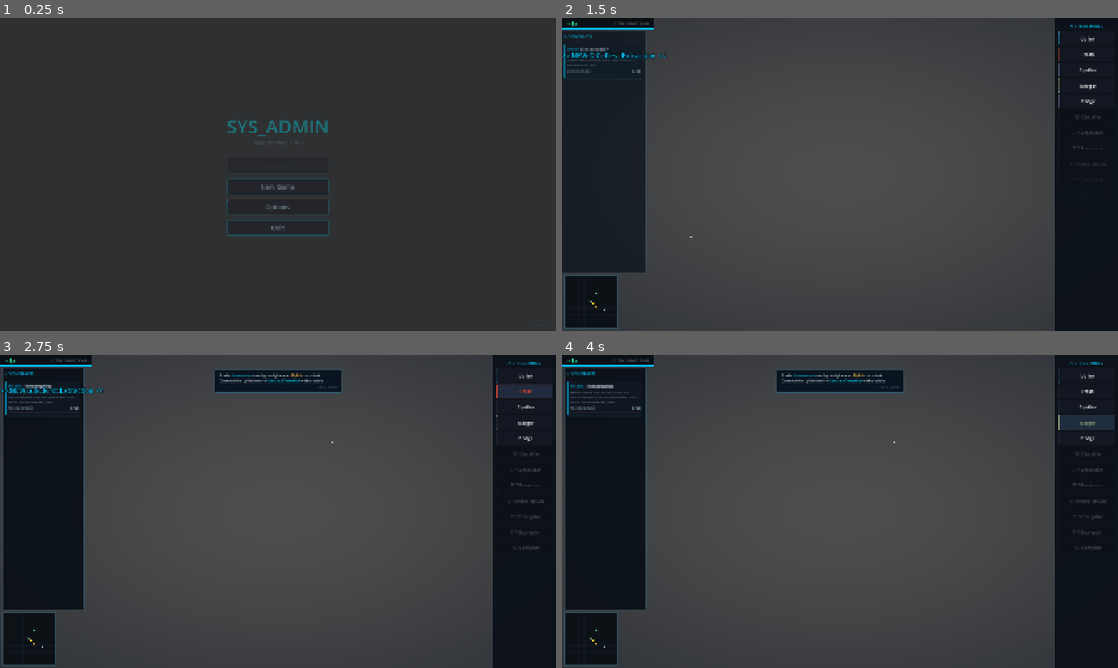
Above: before the commit, frames 1-4 (two rows, left to right).
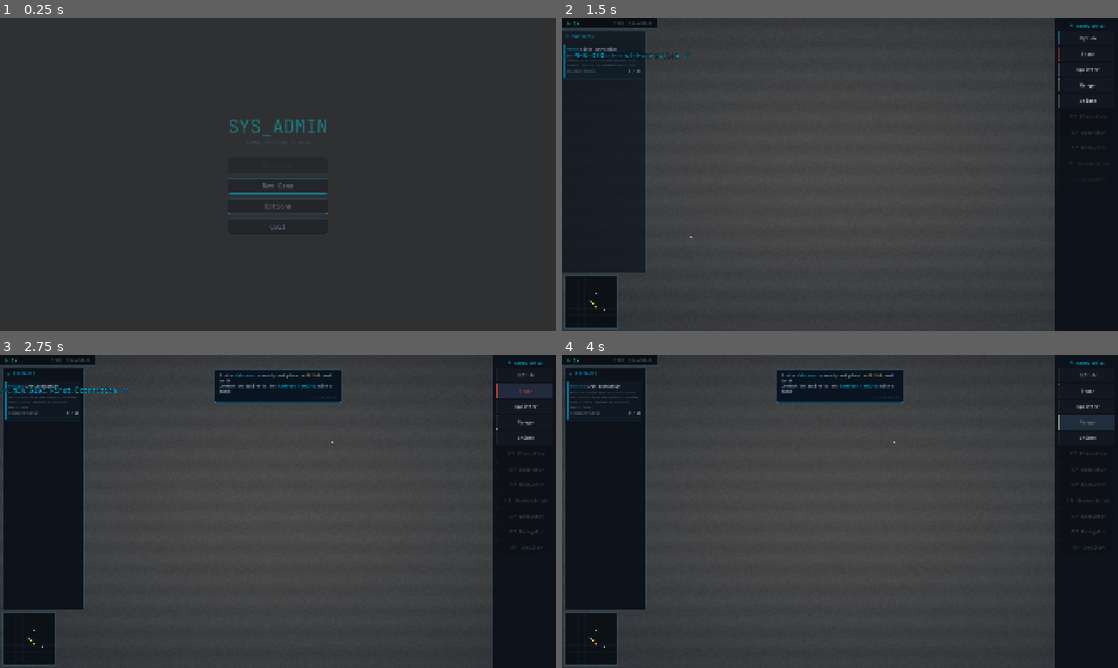
Above: after the commit, the same moments.

Repository: BYGGOLDENSTONE/sys-admin
Game: Godot game, scene res://scenes/ui/main_menu.tscn
The game is run twice, just before and just after one commit, with the same random seed, the same clock (stepped at 60 frames per second) and the same inputs.
Inputs (mouse positions are in pixels of both pictures, inside the frame that each line leads up to):
- Up to frame 1 (0.25 s): no input
- Up to frame 2 (1.5 s): click "New Game" at 0.5 s; tap Enter at 1.25 s; drag from (589, 302) to (895, 105) at 1.27 s
- Up to frame 3 (2.75 s): click "Trash" at 2 s
- Up to frame 4 (4 s): click "Splitter" at 2.75 s; click "Merger" at 3.5 s

The runs differ from the first frame. In frame 1, 1.0% of the frame differs, in the area x 40-60%, y 32-70%; in frame 2, 0.7%; in frame 3, 2.1%, in the area x 0-98%, y 0-63%; in frame 4, 1.8%.

Commit message:
Sprint 1: Visual Identity — PCB background, cable thickness, building silhouettes, CRT effect, monospace font
A1: Deterministic PCB trace/via/pad pattern on grid background (zoom-adaptive, hash-based)
A2: Cable width 3→5, glow 8→11, zoom scale cap 3.5→2.5, halo multiplier 2.5→2.0
A3: 8 unique building polygon silhouettes (octagon, hexagon, pointed, notched, rounded, pentagon) — active in both normal and PCB zoom modes
A4: CRT scanline + film grain shader effect with Options toggle, tilt-shift/DoF removed
A5: JetBrains Mono font — project default theme + all world-space _draw() calls

Co-Authored-By: Claude Opus 4.6 <noreply@anthropic.com>

Diff:
--- a/project.godot
+++ b/project.godot
@@ -25,6 +25,10 @@
 
 enabled=PackedStringArray("res://addons/godot_mcp/plugin.cfg")
 
+[gui]
+
+theme/custom="res://resources/theme/default_theme.tres"
+
 [physics]
 
 3d/physics_engine="Jolt Physics"
--- /dev/null
+++ b/resources/theme/default_theme.tres
@@ -0,0 +1,7 @@
+[gd_resource type="Theme" load_steps=2 format=3]
+
+[ext_resource type="FontFile" path="res://assets/fonts/JetBrainsMono-Regular.ttf" id="1"]
+
+[resource]
+default_font = ExtResource("1")
+default_font_size = 16
--- a/scenes/main.tscn
+++ b/scenes/main.tscn
@@ -21,9 +21,6 @@
 shader_parameter/vignette_focus = 1.0
 shader_parameter/vignette_intensity = 0.5
 shader_parameter/vignette_color = Color(0.02, 0.05, 0.1, 1)
-shader_parameter/tilt_shift_focus_y = 0.5
-shader_parameter/tilt_shift_focus_height = 0.35
-shader_parameter/tilt_shift_blur_amount = 3.0
 
 [node name="Main" type="Node2D" unique_id=1707282092]
 script = ExtResource("1")
--- a/scripts/building.gd
+++ b/scripts/building.gd
@@ -1,5 +1,6 @@
 extends Node2D
 
+const _MONO_FONT: Font = preload("res://assets/fonts/JetBrainsMono-Regular.ttf")
 const TILE_SIZE: int = 64
 const BODY_COLOR := Color("#0a0d14")
 const BORDER_WIDTH: float = 2.0
@@ -43,6 +44,93 @@
 var runtime_state_weights: Dictionary = {}    ## Overrides generator state_weights when linked
 
 
+func _get_building_polygon(r: Rect2, vtype: String) -> PackedVector2Array:
+	## Returns a distinctive silhouette polygon for each building type.
+	## All shapes fit within the given rect — no footprint/hitbox change.
+	var x := r.position.x
+	var y := r.position.y
+	var w := r.size.x
+	var h := r.size.y
+	match vtype:
+		"terminal":  # Octagon — hub, most distinctive
+			var c := w * 0.2
+			return PackedVector2Array([
+				Vector2(x + c, y), Vector2(x + w - c, y),
+				Vector2(x + w, y + c), Vector2(x + w, y + h - c),
+				Vector2(x + w - c, y + h), Vector2(x + c, y + h),
+				Vector2(x, y + h - c), Vector2(x, y + c)])
+		"classifier":  # Bottom pointed — Y-output / sorting feel
+			var notch := h * 0.15
+			return PackedVector2Array([
+				Vector2(x, y), Vector2(x + w, y),
+				Vector2(x + w, y + h - notch),
+				Vector2(x + w * 0.5, y + h),
+				Vector2(x, y + h - notch)])
+		"compiler":  # Hexagon — assembly/packaging
+			var inset := w * 0.18
+			return PackedVector2Array([
+				Vector2(x + inset, y), Vector2(x + w - inset, y),
+				Vector2(x + w, y + h * 0.5),
+				Vector2(x + w - inset, y + h),
+				Vector2(x + inset, y + h),
+				Vector2(x, y + h * 0.5)])
+		"recoverer":  # Rounded rect — soft repair feel
+			var cr := w * 0.15
+			var pts := PackedVector2Array()
+			for i in range(5):
+				var angle := -PI / 2.0 + (PI / 2.0) * float(i) / 4.0
+				pts.append(Vector2(x + w - cr + cos(angle) * cr, y + cr + sin(angle) * cr))
+			for i in range(5):
+				var angle := float(i) * PI / 8.0
+				pts.append(Vector2(x + w - cr + cos(angle) * cr, y + h - cr + sin(angle) * cr))
+			for i in range(5):
+				var angle := PI / 2.0 + (PI / 2.0) * float(i) / 4.0
+				pts.append(Vector2(x + cr + cos(angle) * cr, y + h - cr + sin(angle) * cr))
+			for i in range(5):
+				var angle := PI + (PI / 2.0) * float(i) / 4.0
+				pts.append(Vector2(x + cr + cos(angle) * cr, y + cr + sin(angle) * cr))
+			return pts
+		"decryptor":  # Top notch — key slot opening
+			var nw := w * 0.25
+			var nd := h * 0.12
+			return PackedVector2Array([
+				Vector2(x, y), Vector2(x + (w - nw) * 0.5, y),
+				Vector2(x + (w - nw) * 0.5, y + nd),
+				Vector2(x + (w + nw) * 0.5, y + nd),
+				Vector2(x + (w + nw) * 0.5, y),
+				Vector2(x + w, y), Vector2(x + w, y + h), Vector2(x, y + h)])
+		"encryptor":  # Bottom notch — key slot closing (mirror of decryptor)
+			var nw := w * 0.25
+			var nd := h * 0.12
+			return PackedVector2Array([
+				Vector2(x, y), Vector2(x + w, y),
+				Vector2(x + w, y + h),
+				Vector2(x + (w + nw) * 0.5, y + h),
+				Vector2(x + (w + nw) * 0.5, y + h - nd),
+				Vector2(x + (w - nw) * 0.5, y + h - nd),
+				Vector2(x + (w - nw) * 0.5, y + h),
+				Vector2(x, y + h)])
+		"research":  # Pentagon — pointed top / lab roof
+			var peak := h * 0.12
+			return PackedVector2Array([
+				Vector2(x + w * 0.5, y),
+				Vector2(x + w, y + peak),
+				Vector2(x + w, y + h),
+				Vector2(x, y + h),
+				Vector2(x, y + peak)])
+		_:  # Default rect for splitter, merger, bridge, uplink, separator, trash
+			return PackedVector2Array([
+				Vector2(x, y), Vector2(x + w, y),
+				Vector2(x + w, y + h), Vector2(x, y + h)])
+
+
+func _get_closed_polyline(poly: PackedVector2Array) -> PackedVector2Array:
+	var closed := poly.duplicate()
+	if closed.size() > 0:
+		closed.append(closed[0])
+	return closed
+
+
 func _process(delta: float) -> void:
 	if _is_ghost or definition == null:
 		return
@@ -302,18 +390,22 @@
 		BODY_COLOR.r + accent.r * 0.05,
 		BODY_COLOR.g + accent.g * 0.05,
 		BODY_COLOR.b + accent.b * 0.05, 1.0)
+	# Building silhouette polygon
+	var vtype: String = definition.visual_type if definition else "default"
+	var base_poly := _get_building_polygon(rect, vtype)
 	# Breathing effect — working buildings gently pulse size
-	var body_rect := rect
+	var body_poly := base_poly
 	if is_working and active:
 		var breathe: float = sin(_glow_time * 3.0) * 1.5
-		body_rect = Rect2(Vector2(-breathe, -breathe), size + Vector2(breathe * 2, breathe * 2))
-	draw_rect(body_rect, body_color, true)
+		var breathe_rect := Rect2(Vector2(-breathe, -breathe), size + Vector2(breathe * 2, breathe * 2))
+		body_poly = _get_building_polygon(breathe_rect, vtype)
+	draw_colored_polygon(body_poly, body_color)
 
 	# Neon border (thicker at lower zoom + when selected)
 	var border_w: float = BORDER_WIDTH * zoom_glow_scale
 	if is_selected:
 		border_w *= 2.0
-	draw_rect(rect, accent, false, border_w)
+	draw_polyline(_get_closed_polyline(base_poly), accent, border_w)
 
 	# Selection highlight (only at close/medium zoom)
 	if is_selected:
@@ -353,7 +445,7 @@
 
 	# Building name (skip at medium zoom)
 	if not is_medium:
-		var font := ThemeDB.fallback_font
+		var font := _MONO_FONT
 		var font_size := 11
 		var text := definition.building_name
 		var text_size := font.get_string_size(text, HORIZONTAL_ALIGNMENT_CENTER, -1, font_size)
@@ -376,22 +468,22 @@
 
 	# Processing flash overlay — bright burst when building starts working
 	if _process_flash > 0.0 and not is_medium:
-		draw_rect(rect, Color(accent.r, accent.g, accent.b, _process_flash * 0.35), true)
-		draw_rect(rect, Color(accent, _process_flash * 0.5), false, 2.0)
+		draw_colored_polygon(base_poly, Color(accent.r, accent.g, accent.b, _process_flash * 0.35))
+		draw_polyline(_get_closed_polyline(base_poly), Color(accent, _process_flash * 0.5), 2.0)
 
 	# Malware overlay (skip for Trash — it destroys everything)
 	if not _is_ghost and _has_malware():
 		if not (definition.processor != null and definition.processor.rule == "trash"):
 			var malware_alpha: float = 0.12 + sin(_glow_time * 6.0) * 0.06
-			draw_rect(rect, Color(0.8, 0.0, 0.3, malware_alpha), true)
-			draw_rect(rect, Color(0.8, 0.0, 0.3, 0.5), false, 2.0)
+			draw_colored_polygon(base_poly, Color(0.8, 0.0, 0.3, malware_alpha))
+			draw_polyline(_get_closed_polyline(base_poly), Color(0.8, 0.0, 0.3, 0.5), 2.0)
 
 	# Inactive generator overlay
 	if not _is_ghost and not active and definition.generator != null:
 		if not is_medium:
 			var warn_color := Color(1.0, 0.4, 0.2)
-			draw_rect(rect, Color(warn_color, 0.06), true)
-			var warn_font := ThemeDB.fallback_font
+			draw_colored_polygon(base_poly, Color(warn_color, 0.06))
+			var warn_font := _MONO_FONT
 			var warn_text := "No Source"
 			var warn_size := 10
 			var text_dims := warn_font.get_string_size(warn_text, HORIZONTAL_ALIGNMENT_CENTER, -1, warn_size)
@@ -400,11 +492,12 @@
 			draw_string(warn_font, warn_pos, warn_text, HORIZONTAL_ALIGNMENT_LEFT, -1, warn_size, Color(warn_color, 0.8))
 
 
-## PCB mode: glowing microchips with soft circular halo
+## PCB mode: glowing microchips with distinctive silhouettes per building type
 func _draw_pcb_mode(size: Vector2, rect: Rect2, accent: Color, pulse: float) -> void:
 	var center := size / 2.0
 	var zoom: float = _get_zoom_level()
 	var inv_zoom: float = clampf(1.0 / zoom, 2.0, 8.0)
+	var vtype: String = definition.visual_type if definition else "default"
 
 	# Soft circular glow halo (bloom substitute — zoom-compensated)
 	var glow_r: float = maxf(size.x, size.y) * 0.4 * inv_zoom
@@ -414,18 +507,19 @@
 	draw_circle(center, glow_r, Color(accent, glow_a))
 	draw_circle(center, glow_r * 0.5, Color(accent, glow_a * 2.5))
 
-	# Body — tinted with accent color for chip look
+	# Body — tinted with accent color, using building silhouette polygon
 	var chip_body := Color(
 		BODY_COLOR.r + accent.r * 0.12,
 		BODY_COLOR.g + accent.g * 0.12,
 		BODY_COLOR.b + accent.b * 0.12, 1.0)
-	draw_rect(rect, chip_body, true)
-
-	# Thick bright border
+	var pcb_poly := _get_building_polygon(rect, vtype)
+	draw_colored_polygon(pcb_poly, chip_body)
+
+	# Thick bright border — silhouette shape
 	var bw: float = 3.0
 	if is_selected:
 		bw = 5.0
-	draw_rect(rect, accent, false, bw)
+	draw_polyline(_get_closed_polyline(pcb_poly), accent, bw)
 
 	# Center dot/pip (visible identifier)
 	draw_circle(center, 5.0, Color(accent, 0.5 + pulse * 2.0))
@@ -433,17 +527,17 @@
 
 	# Working indicator: brighter fill
 	if is_working:
-		draw_rect(rect, Color(accent, 0.12), true)
+		draw_colored_polygon(pcb_poly, Color(accent, 0.12))
 
 	# Contract Terminal beacon at PCB zoom
-	if definition.visual_type == "terminal":
+	if vtype == "terminal":
 		var beacon_r: float = maxf(size.x, size.y) * 0.6 * inv_zoom
 		draw_circle(center, beacon_r, Color(accent, 0.02 + pulse * 0.01))
 
 	# Malware overlay (still visible at distance — skip for Trash)
 	if not _is_ghost and _has_malware():
 		if not (definition.processor != null and definition.processor.rule == "trash"):
-			draw_rect(rect, Color(0.8, 0.0, 0.3, 0.15 + sin(_glow_time * 6.0) * 0.08), true)
+			draw_colored_polygon(pcb_poly, Color(0.8, 0.0, 0.3, 0.15 + sin(_glow_time * 6.0) * 0.08))
 
 
 func _draw_icon(center: Vector2, size: Vector2, accent: Color) -> void:
@@ -883,7 +977,7 @@
 	# Percentage text for nearly full storage
 	if _display_fill >= 0.5:
 		var pct_text := "%d%%" % int(_display_fill * 100)
-		var pct_font := ThemeDB.fallback_font
+		var pct_font := _MONO_FONT
 		var pct_size := 9
 		var pct_dims := pct_font.get_string_size(pct_text, HORIZONTAL_ALIGNMENT_CENTER, -1, pct_size)
 		var pct_pos := Vector2(bar_x + (bar_w - pct_dims.x) / 2.0, bar_y + bar_h - 1)
--- a/scripts/connection_layer.gd
+++ b/scripts/connection_layer.gd
@@ -1,15 +1,16 @@
 extends Node2D
 
+const _MONO_FONT: Font = preload("res://assets/fonts/JetBrainsMono-Regular.ttf")
 const TILE_SIZE: int = 64
-const CABLE_WIDTH: float = 3.0
-const CABLE_GLOW_WIDTH: float = 8.0
+const CABLE_WIDTH: float = 5.0
+const CABLE_GLOW_WIDTH: float = 11.0
 const CABLE_GLOW_ALPHA: float = 0.2
 const CABLE_INACTIVE_ALPHA: float = 0.12
 const PARTICLE_SPEED: float = 0.4
 const PARTICLES_PER_CABLE: int = 6
 const PARTICLE_FONT_SIZE: int = 20
 const HOVER_COLOR := Color(1.0, 0.3, 0.3, 0.6)
-const HOVER_WIDTH: float = 10.0
+const HOVER_WIDTH: float = 14.0
 const PREVIEW_VALID_COLOR := Color(0.2, 1, 0.67, 0.5)
 const PREVIEW_INVALID_COLOR := Color(1, 0.13, 0.27, 0.5)
 
@@ -135,7 +136,7 @@
 
 	var zoom: float = _get_zoom_level()
 	# Scale cable thickness at low zoom so cables stay visible
-	var zoom_scale: float = clampf(1.0 / zoom, 1.0, 3.5) if zoom < 1.0 else 1.0
+	var zoom_scale: float = clampf(1.0 / zoom, 1.0, 2.5) if zoom < 1.0 else 1.0
 	var core_w: float = CABLE_WIDTH * zoom_scale
 	var glow_w: float = CABLE_GLOW_WIDTH * zoom_scale
 
@@ -145,7 +146,7 @@
 	if active:
 		var pulse := sin(Time.get_ticks_msec() / 200.0) * 0.5 + 0.5
 		# Outer soft halo — wider for "glowing wire" feel
-		draw_polyline(points, Color(accent, (0.08 + pulse * 0.06) * zoom_scale), glow_w * 2.5, true)
+		draw_polyline(points, Color(accent, (0.08 + pulse * 0.06) * zoom_scale), glow_w * 2.0, true)
 		# Mid glow
 		draw_polyline(points, Color(accent, minf((CABLE_GLOW_ALPHA + pulse * 0.12) * zoom_scale, 0.6)), glow_w, true)
 		# Core line
@@ -317,7 +318,7 @@
 	if total_length <= 0:
 		return
 
-	var font := ThemeDB.fallback_font
+	var font := _MONO_FONT
 	var count: int = _get_visible_particle_count()
 	var half_fs: float = PARTICLE_FONT_SIZE * 0.5
 
--- a/scripts/data_source.gd
+++ b/scripts/data_source.gd
@@ -1,5 +1,6 @@
 extends Node2D
 
+const _MONO_FONT: Font = preload("res://assets/fonts/JetBrainsMono-Regular.ttf")
 const TILE_SIZE: int = 64
 const GLOW_PULSE_SPEED: float = 1.5
 const GLOW_PULSE_AMOUNT: float = 0.08
@@ -198,7 +199,7 @@
 			draw_rect(Rect2(local_pos, Vector2(TILE_SIZE, TILE_SIZE)), Color(accent, 0.04), true)
 		_draw_organic_border(accent, alpha * 0.4, 2.0, 4.0)
 		var center: Vector2 = get_center_world() - global_position
-		var font := ThemeDB.fallback_font
+		var font := _MONO_FONT
 		var q_dims := font.get_string_size("?", HORIZONTAL_ALIGNMENT_CENTER, -1, 20)
 		var q_pos := Vector2(center.x - q_dims.x / 2.0, center.y + q_dims.y / 4.0)
 		draw_string(font, q_pos, "?", HORIZONTAL_ALIGNMENT_LEFT, -1, 20, Color(accent, alpha + 0.15))
@@ -218,7 +219,7 @@
 
 	# "?" icon at center
 	var center: Vector2 = get_center_world() - global_position
-	var font := ThemeDB.fallback_font
+	var font := _MONO_FONT
 	var q_size := 20
 	var q_text := "?"
 	var q_dims := font.get_string_size(q_text, HORIZONTAL_ALIGNMENT_CENTER, -1, q_size)
@@ -246,7 +247,7 @@
 
 
 func _draw_hidden_badge(center: Vector2) -> void:
-	var font := ThemeDB.fallback_font
+	var font := _MONO_FONT
 	var font_size := 10
 	var label := "HIDDEN"
 	var badge_color := Color(1.0, 0.4, 0.2)
@@ -341,7 +342,7 @@
 
 
 func _draw_source_name(center: Vector2, accent: Color) -> void:
-	var font := ThemeDB.fallback_font
+	var font := _MONO_FONT
 	var font_size := 13
 	var text: String = definition.source_name
 	var text_size := font.get_string_size(text, HORIZONTAL_ALIGNMENT_CENTER, -1, font_size)
@@ -411,7 +412,7 @@
 		return
 	var badge_color: Color = diff_colors.get(definition.difficulty, Color.WHITE)
 
-	var font := ThemeDB.fallback_font
+	var font := _MONO_FONT
 	var font_size := 10
 	var text_size := font.get_string_size(label, HORIZONTAL_ALIGNMENT_CENTER, -1, font_size)
 	var badge_pos := Vector2(center.x - text_size.x / 2.0, center.y - 28)
--- a/scripts/grid_system.gd
+++ b/scripts/grid_system.gd
@@ -7,6 +7,12 @@
 const BG_COLOR := Color("#060a10")
 const GRID_LINE_COLOR := Color("#0f1520")
 const MAP_CENTER := Vector2(256 * 64, 256 * 64)  ## Center in pixels (256,256 grid * 64px)
+
+# PCB background pattern
+const PCB_TRACE_COLOR := Color(0.06, 0.28, 0.22)
+const PCB_VIA_COLOR := Color(0.1, 0.4, 0.3)
+const PCB_PAD_COLOR := Color(0.05, 0.22, 0.16)
+const PCB_TRACE_WIDTH: float = 2.0
 
 var _occupied_cells: Dictionary = {}
 var _source_cells: Dictionary = {}  ## cell → source Node2D ref
@@ -253,6 +259,82 @@
 	return _source_cells.get(cell, null)
 
 
+func _pcb_hash(x: int, y: int, seed_val: int) -> int:
+	return ((x * 73856093) ^ (y * 19349663) ^ (seed_val * 83492791)) & 0x7FFFFFFF
+
+
+func _draw_pcb_pattern(sx: int, ex: int, sy: int, ey: int, zoom_level: float) -> void:
+	## Deterministic PCB trace/via/pad pattern — "circuit board" background feel
+	if zoom_level < 0.15:
+		return
+	var alpha_scale: float = clampf((zoom_level - 0.15) / 0.25, 0.0, 1.0)
+	var trace_a: float = 0.04 * alpha_scale
+	var trace_col := Color(PCB_TRACE_COLOR, trace_a)
+
+	# Sample step — skip cells at low zoom for performance
+	var step: int = 1
+	if zoom_level < 0.3:
+		step = 4
+	elif zoom_level < 0.5:
+		step = 2
+
+	var asx: int = sx - (sx % step)
+	var asy: int = sy - (sy % step)
+
+	# --- Horizontal traces ---
+	for y in range(asy, ey + 1, step):
+		for x in range(asx, ex, step):
+			var h := _pcb_hash(x, y, 1)
+			if h % 11 == 0:
+				var len_cells: int = (1 + (h >> 4) % 3) * step
+				var x2: int = mini(x + len_cells, ex)
+				draw_line(
+					Vector2(x * TILE_SIZE, y * TILE_SIZE),
+					Vector2(x2 * TILE_SIZE, y * TILE_SIZE),
+					trace_col, PCB_TRACE_WIDTH)
+
+	# --- Vertical traces ---
+	for x in range(asx, ex + 1, step):
+		for y in range(asy, ey, step):
+			var h := _pcb_hash(x, y, 2)
+			if h % 13 == 0:
+				var len_cells: int = (1 + (h >> 4) % 3) * step
+				var y2: int = mini(y + len_cells, ey)
+				draw_line(
+					Vector2(x * TILE_SIZE, y * TILE_SIZE),
+					Vector2(x * TILE_SIZE, y2 * TILE_SIZE),
+					trace_col, PCB_TRACE_WIDTH)
+
+	# --- Via points (zoom > 0.3) ---
+	if zoom_level > 0.3:
+		var via_a: float = 0.06 * alpha_scale
+		var via_col := Color(PCB_VIA_COLOR, via_a)
+		var via_ring := Color(PCB_VIA_COLOR, via_a * 0.6)
+		for x in range(asx, ex + 1, step):
+			for y in range(asy, ey + 1, step):
+				var h := _pcb_hash(x, y, 3)
+				if h % 19 == 0:
+					var pos := Vector2(x * TILE_SIZE, y * TILE_SIZE)
+					draw_circle(pos, 3.5, via_col)
+					draw_arc(pos, 5.0, 0.0, TAU, 8, via_ring, 1.0)
+
+	# --- Component pads (zoom > 0.45) ---
+	if zoom_level > 0.45:
+		var pad_a: float = 0.035 * alpha_scale
+		var pad_fill := Color(PCB_PAD_COLOR, pad_a)
+		var pad_border := Color(PCB_PAD_COLOR, pad_a * 1.5)
+		for x in range(sx, ex):
+			for y in range(sy, ey):
+				var h := _pcb_hash(x, y, 4)
+				if h % 29 == 0:
+					var cx: float = (x + 0.5) * TILE_SIZE
+					var cy: float = (y + 0.5) * TILE_SIZE
+					var ps: float = 10.0
+					var pr := Rect2(cx - ps * 0.5, cy - ps * 0.5, ps, ps)
+					draw_rect(pr, pad_fill, true)
+					draw_rect(pr, pad_border, false, 1.0)
+
+
 func _process(_delta: float) -> void:
 	queue_redraw()
 
@@ -277,6 +359,9 @@
 
 	# Underglow intensity scales with zoom (brighter when zoomed out)
 	var ug_scale: float = clampf(1.0 / zoom_level, 1.0, 3.0) if zoom_level < 1.0 else 1.0
+
+	# PCB trace pattern layer (below everything, above background)
+	_draw_pcb_pattern(sx, ex, sy, ey, zoom_level)
 
 	for cell in _occupied_cells:
 		if cell.x < sx or cell.x > ex or cell.y < sy or cell.y > ey:
--- a/scripts/main.gd
+++ b/scripts/main.gd
@@ -187,6 +187,12 @@
 	# Pass post-process material to camera for chromatic aberration
 	var post_rect: ColorRect = $PostProcessLayer/PostProcessRect
 	camera.set_post_material(post_rect.material as ShaderMaterial)
+
+	# Apply CRT setting from saved preferences
+	var _settings := SettingsManager.get_settings()
+	if post_rect.material is ShaderMaterial:
+		(post_rect.material as ShaderMaterial).set_shader_parameter(
+			"scanlines_enabled", _settings.get("crt_enabled", true))
 
 	# Start autosave
 	_save_manager.setup_autosave()
@@ -742,3 +748,9 @@
 func _on_settings_changed() -> void:
 	if _sound_manager:
 		_sound_manager.apply_settings()
+	# Apply CRT toggle to post-process shader
+	var settings := SettingsManager.get_settings()
+	var post_rect: ColorRect = $PostProcessLayer/PostProcessRect
+	if post_rect and post_rect.material is ShaderMaterial:
+		var mat: ShaderMaterial = post_rect.material
+		mat.set_shader_parameter("scanlines_enabled", settings.get("crt_enabled", true))
--- a/scripts/settings_manager.gd
+++ b/scripts/settings_manager.gd
@@ -67,4 +67,5 @@
 		"sfx_volume": 80,
 		"ambient_volume": 50,
 		"fullscreen": false,
+		"crt_enabled": true,
 	}
--- a/scripts/ui/options_panel.gd
+++ b/scripts/ui/options_panel.gd
@@ -10,6 +10,7 @@
 var _sfx_slider: HSlider = null
 var _ambient_slider: HSlider = null
 var _fullscreen_check: CheckButton = null
+var _crt_check: CheckButton = null
 var _master_lbl: Label = null
 var _sfx_lbl: Label = null
 var _ambient_lbl: Label = null
@@ -80,6 +81,14 @@
 	_fullscreen_check.button_pressed = settings.get("fullscreen", false)
 	_fullscreen_check.toggled.connect(_on_setting_changed)
 	add_child(_fullscreen_check)
+
+	_crt_check = CheckButton.new()
+	_crt_check.text = "CRT Effect"
+	_crt_check.add_theme_font_size_override("font_size", 16)
+	_crt_check.add_theme_color_override("font_color", Color(0.7, 0.8, 0.85))
+	_crt_check.button_pressed = settings.get("crt_enabled", true)
+	_crt_check.toggled.connect(_on_setting_changed)
+	add_child(_crt_check)
 
 	# Spacer + Back
 	var spacer := Control.new()
@@ -205,4 +214,5 @@
 		"sfx_volume": int(_sfx_slider.value),
 		"ambient_volume": int(_ambient_slider.value),
 		"fullscreen": _fullscreen_check.button_pressed,
+		"crt_enabled": _crt_check.button_pressed,
 	}
--- a/shaders/bloom_vignette.gdshader
+++ b/shaders/bloom_vignette.gdshader
@@ -18,11 +18,11 @@
 group_uniforms chromatic;
 uniform float chromatic_aberration : hint_range(0.0, 10.0) = 0.0;
 
-// Tilt-shift / Depth of Field settings (Macro Photography)
-group_uniforms tilt_shift;
-uniform float tilt_shift_focus_y : hint_range(0.0, 1.0) = 0.5;
-uniform float tilt_shift_focus_height : hint_range(0.0, 1.0) = 0.35;
-uniform float tilt_shift_blur_amount : hint_range(0.0, 10.0) = 3.0;
+// CRT scanline effect
+group_uniforms crt;
+uniform bool scanlines_enabled = true;
+uniform float scanline_alpha : hint_range(0.0, 0.3) = 0.08;
+uniform float noise_alpha : hint_range(0.0, 0.1) = 0.025;
 
 void fragment() {
 	vec2 uv = SCREEN_UV;
@@ -42,41 +42,13 @@
 		original = texture(screen_texture, uv);
 	}
 
-	// Tilt-shift (Depth of Field) calculation based on Y position
-	// How far are we from the focus area?
-	float dist_from_focus = abs(uv.y - tilt_shift_focus_y);
-	// Smoothstep creates a soft transition around the focus area bounds
-	float blur_factor = smoothstep(tilt_shift_focus_height / 2.0, (tilt_shift_focus_height / 2.0) + 0.3, dist_from_focus);
-
-	vec4 dof_blur = vec4(0.0);
-	float dof_weight = 0.0;
-
-	// Only calculate blur if we're outside the sharp focus area to save performance
-	if (blur_factor > 0.0) {
-		for (float dx = -2.0; dx <= 2.0; dx += 1.0) {
-			for (float dy = -2.0; dy <= 2.0; dy += 1.0) {
-				float weight = 1.0 - (length(vec2(dx, dy)) / 3.0);
-				weight = max(weight, 0.01);
-				dof_blur += texture(screen_texture, uv + vec2(dx, dy) * ps * tilt_shift_blur_amount * blur_factor) * weight;
-				dof_weight += weight;
-			}
-		}
-		dof_blur /= dof_weight;
-	} else {
-		dof_blur = original;
-	}
-
-	// Mix original with DoF based on blur factor
-	vec3 dof_result = mix(original.rgb, dof_blur.rgb, blur_factor);
-
-	// Bloom (weighted 5x5 using the depth-of-field blurred result as a base)
+	// Bloom (weighted 5x5)
 	vec4 blur_bloom = vec4(0.0);
 	float total_weight = 0.0;
 	for (float x = -2.0; x <= 2.0; x++) {
 		for (float y = -2.0; y <= 2.0; y++) {
 			float weight = 1.0 - length(vec2(x, y)) / 3.5;
 			weight = max(weight, 0.0);
-			// Sample from original unblurred texture for sharp bloom highlights
 			vec4 s = texture(screen_texture, uv + vec2(x, y) * ps * bloom_spread);
 			float lum = dot(s.rgb, vec3(0.299, 0.587, 0.114));
 			vec4 bright = s * smoothstep(bloom_threshold, bloom_threshold + 0.3, lum);
@@ -86,13 +58,23 @@
 	}
 	blur_bloom /= total_weight;
 
-	// Add Bloom to DoF result
-	vec3 result = dof_result + blur_bloom.rgb * bloom_intensity;
+	// Add Bloom
+	vec3 result = original.rgb + blur_bloom.rgb * bloom_intensity;
 
 	// Add Vignette
 	float d = distance(uv, vec2(0.5));
 	d = smoothstep(1.0 - vignette_focus, 1.0, d);
 	result = mix(result, vignette_color, d * vignette_intensity);
 
+	// CRT scanline + noise
+	if (scanlines_enabled) {
+		// Horizontal scanlines — subtle darkening every few pixels
+		float scan = sin(uv.y / ps.y * 0.5) * 0.5 + 0.5;
+		result *= 1.0 - scan * scanline_alpha;
+		// Film grain noise
+		float grain = fract(sin(dot(uv + vec2(TIME * 0.17, TIME * 0.31), vec2(12.9898, 78.233))) * 43758.5453);
+		result += (grain - 0.5) * noise_alpha;
+	}
+
 	COLOR = vec4(result, 1.0);
 }
Binary file added: assets/fonts/JetBrainsMono-Bold.ttf
Not shown, added: assets/fonts/JetBrainsMono-Bold.ttf.import
Binary file added: assets/fonts/JetBrainsMono-Regular.ttf
Not shown, added: assets/fonts/JetBrainsMono-Regular.ttf.import
Not shown, changed: CLAUDE.md
